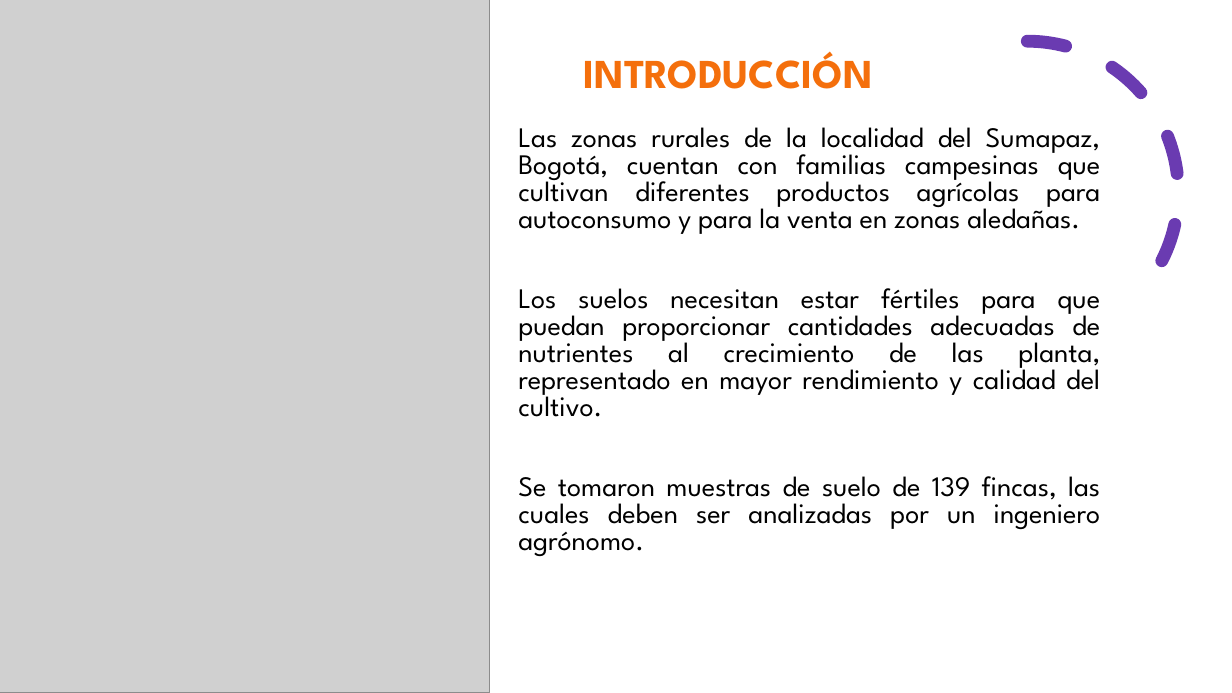
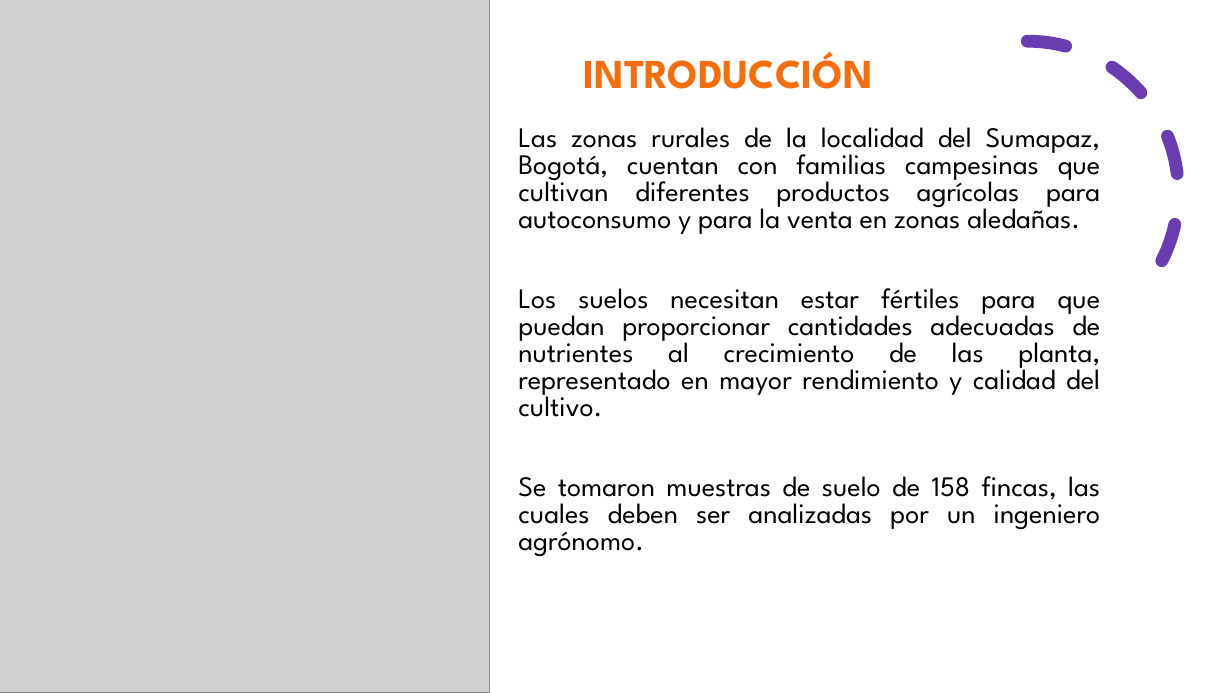
Before and after one commit to lplugof62/lorena_lugo_KC, a slide deck: slide 2 of Proyecto final/Sustentación data science.pptx. Drawn at 1232x693 pixels with LibreOffice and Linux fonts; fonts in the diff are those of the drawing; grey boxes stand for pictures. Boxes give left, top, right and bottom in pixels: in the first picture for what was removed or moved away, otherwise in the second. Text is boxed around its words. In the diff, an @@ line names an element or a change of style, - is before the commit and + after.

```diff
--- a/Proyecto final/Sustentación data science.pptx
+++ b/Proyecto final/Sustentación data science.pptx
@@ text at box(518, 476, 1100, 556): text changed @@
-Se tomaron muestras de suelo de 139 fincas, las cuales deben ser analizadas por un ingeniero agrónomo.
+Se tomaron muestras de suelo de 158 fincas, las cuales deben ser analizadas por un ingeniero agrónomo.
```
Also in this commit, not shown: 1 slide added.
